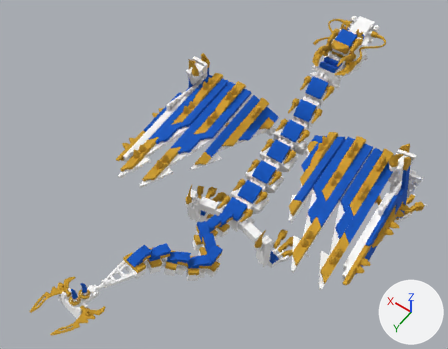
Before and after pictures for a commit that changed the glTF model public/zmago-render.glb.
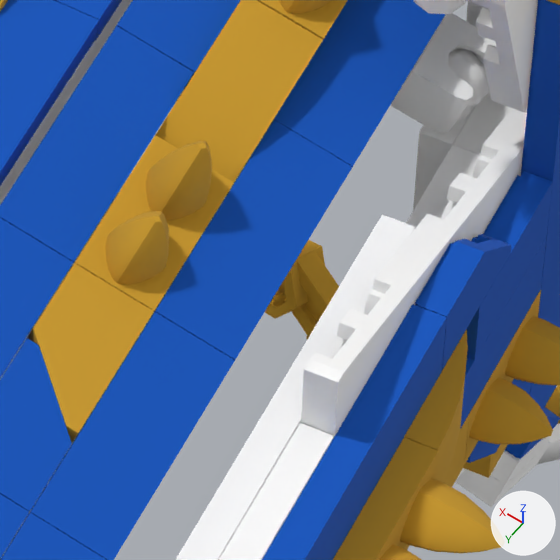
The first picture shows the older version from a 50 mm camera at (-2.82, 2.13, 12.49) aimed at (2.03, -4.67, 1.81). The close-ups show the older and then the newer version on the part from 77% to 91% of the width and 49% to 66% of the height of that picture. Only the edits that show in the close-ups are written down. Arrows for +X, +Y and +Z are at lower right; the lights stay in place. Where no turn or scale is listed for an object, it has been applied to the vertices.

Objects in the first close-up: '11477.dat.014', '15209.dat.013', '15209.dat.018', '50305.dat.002', '5092.dat.023', '54384.dat.001', '63864.dat.011', '63864.dat.015', '63864.dat.016', '63864.dat.017', '88646.dat.004', '88646.dat.007' and 35 more.
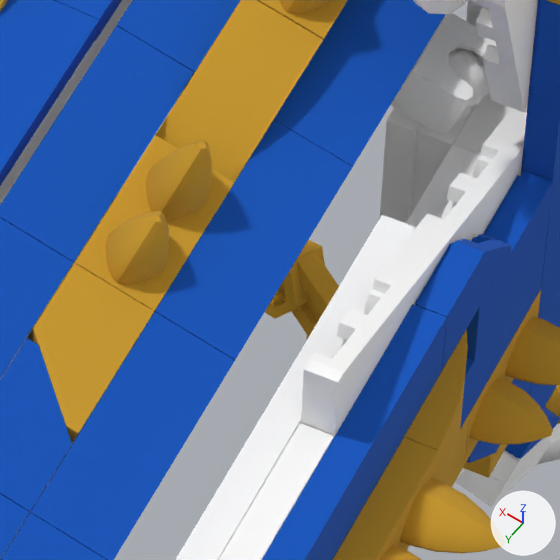
Where the newer file only moved an object's origin or applied its transform, the numbers keep the older frame.

Boxes (x1, y1, x2, y2) around the edits, measured in the close-ups (560 x 560 px):
'35459.dat.001', added: after (380, 108, 423, 223)

The edits, one by one:
Mesh me_35459_dat is new.
It has 80 vertices, 116 faces and spans x -29.9..29.9, y 0.0..7.8, z -9.9..9.9.
It uses material mat_15_white (white #fefefe).
Object '35459.dat.001' (ob_35459_dat_001) is new; it shows me_35459_dat.
Its parent is ob_zmago_render_bricklink_fix_crown_io.
Its location is (-107.2, -150.6, -667.5).
Its rotation in degrees is (2, -3.2, -81).
